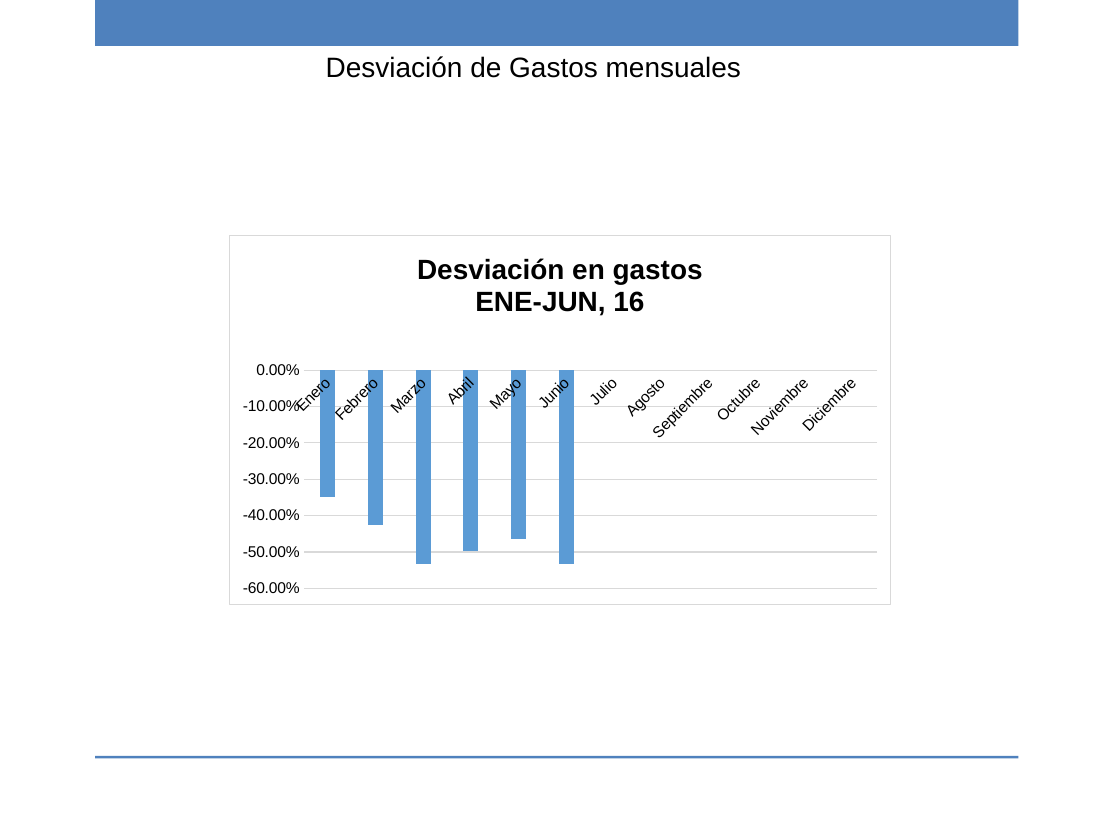
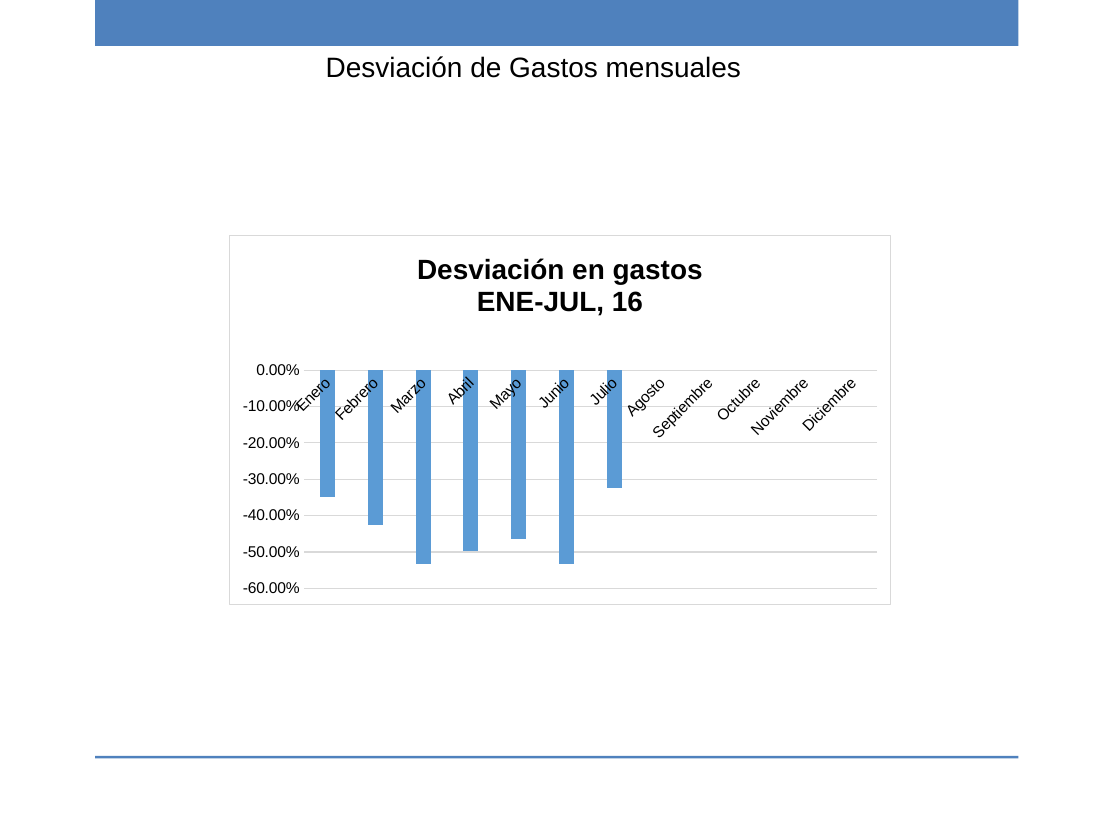
Before and after one commit to ricardo-novelasos/SOSQTP, a slide deck: slide 5 of Proyectos/2016/Métricas y monitoreo/Reporte_monitoreo_2016.pptx. Drawn at 1120x840 pixels with LibreOffice and Linux fonts; fonts in the diff are those of the drawing; background and template pictures are left out. Boxes give left, top, right and bottom in pixels: in the first picture for what was removed or moved away, otherwise in the second. Text is boxed around its words. In the diff, an @@ line names an element or a change of style, - is before the commit and + after.

Commit message:
Revision del mes de julio

```diff
--- a/Proyectos/2016/Métricas y monitoreo/Reporte_monitoreo_2016.pptx
+++ b/Proyectos/2016/Métricas y monitoreo/Reporte_monitoreo_2016.pptx
@@ column chart at <box>230,235,892,606</box> @@
@@ title "Desviación en gastos ENE-JUN, 16 " to "Desviación en gastos ENE-JUL, 16 " @@
@@ Series 1, Julio: 0 to -0.32 @@
```
Also in this commit, not shown: 19 other slides changed, 3 other files.
